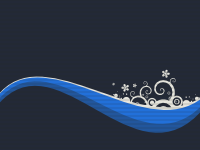
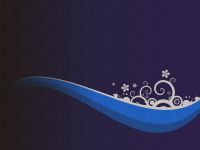
Revision of a layered (200, 150) image; what changed, layer by layer:
added layer "Color#2" (10%) above "Color#1" over [0, 0, 200, 150]
"Color#1": opacity 15% → 10%, moved it above "Shadow#4" over [0, 0, 200, 150]
removed layer "Pattern" (was 10%) over [0, 0, 200, 149]
added layer "Shadow#4" (10%) above "Shadow#3" over [0, 0, 200, 150]
added layer "Shadow#3" (15%) above "Pattern (Stripes)" over [0, 0, 200, 150]
added layer "Pattern (Stripes)" (20%) above "Shadow#5" over [0, 69, 200, 133]
renamed "Color#2" to "Pattern", painted on it over [0, 0, 200, 150]
added layer "Shadow#6" above "Background" over [0, 0, 96, 150]
painted on "Background" over [0, 69, 200, 133]
